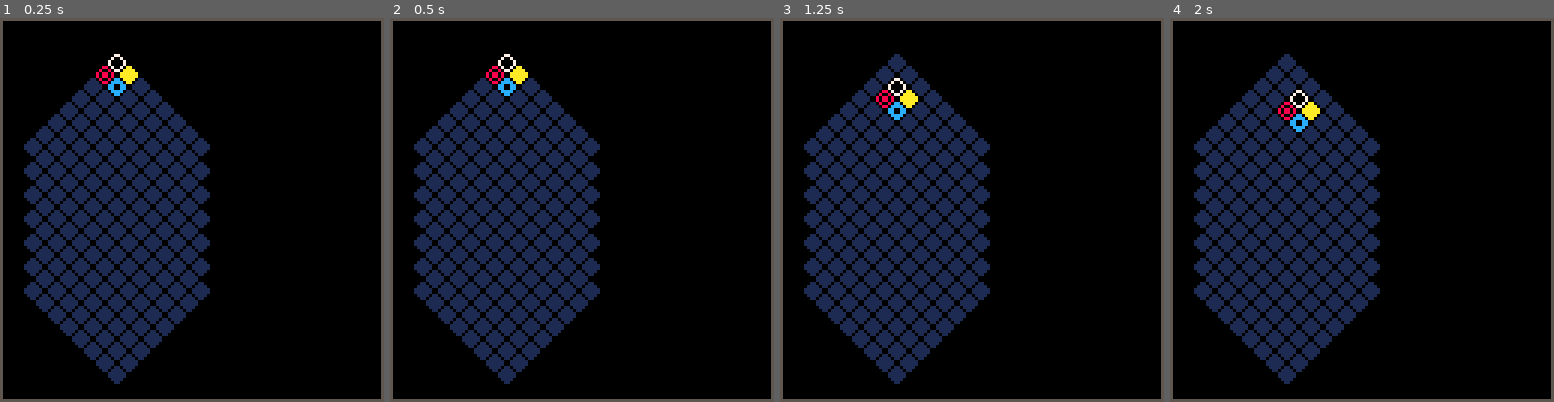
Above: before the commit, frames 1-4 (left to right).
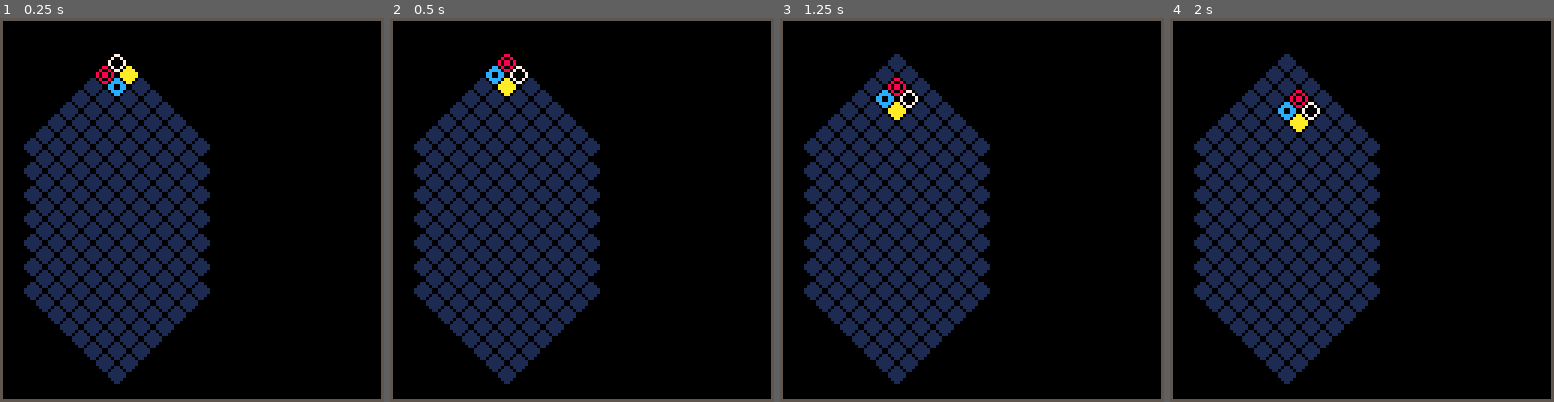
Above: after the commit, the same moments.

Repository: andrewedstrom/picolumia
Game: PICO-8 cartridge picolumia.p8
Same seed, same stepped clock (60 frames per second), same inputs: the game is played once before the commit and once after it.
Inputs:
- Up to frame 1 (0.25 s): no input
- Up to frame 2 (0.5 s): tap X (X key) at 0.33 s
- Up to frame 3 (1.25 s): tap O (Z key) at 0.7 s; tap X (X key) at 1.07 s
- Up to frame 4 (2 s): hold Right from 1.6 s (still down); tap O (Z key) at 1.7 s; tap X (X key) at 1.85 s

Frame 1 is identical in both runs. In frame 2, 0.5% of the frame differs, in the area x 25-36%, y 9-21%; in frame 3, 0.5%; in frame 4, 0.5%.

Commit message:
add ability to rotate pieces

Diff:
--- a/picolumia.p8
+++ b/picolumia.p8
@@ -49,10 +49,41 @@
     elseif btn(3) then
         move_down()
     end
+    if btnp(4) then
+        rotate_counter_clockwise()
+    elseif btnp(5) then
+        rotate_clockwise()
+    end
 end
 
 function tick()
     move_down()
+end
+
+function rotate_clockwise()
+    local p0 = player:player0()
+    local p1 = player:player1()
+    local p2 = player:player2()
+    local p3 = player:player3()
+
+    local tmp = board[p0.y][p0.x]
+    board[p0.y][p0.x] = board[p2.y][p2.x]
+    board[p2.y][p2.x] = board[p3.y][p3.x]
+    board[p3.y][p3.x] = board[p1.y][p1.x]
+    board[p1.y][p1.x] = tmp
+end
+
+function rotate_counter_clockwise()
+    local p0 = player:player0()
+    local p1 = player:player1()
+    local p2 = player:player2()
+    local p3 = player:player3()
+
+    local tmp = board[p0.y][p0.x]
+    board[p0.y][p0.x] = board[p1.y][p1.x]
+    board[p1.y][p1.x] = board[p3.y][p3.x]
+    board[p3.y][p3.x] = board[p2.y][p2.x]
+    board[p2.y][p2.x] = tmp
 end
 
 function move_down(next_y,next_x)
@@ -193,11 +224,17 @@
 -- player is represented as the bottom of the falling quad
 --     player3
 -- player1  player2
---     player
+--     player0
 function new_quad()
     player={
         y=board_height-2,
         x=4,
+        player0=function(self)
+            return {
+                x=self.x,
+                y=self.y
+            }
+        end,
         player1=function(self) --todo get all of these back in one method call
             return {
                 x=x_for_next_row(self.y,self.x),
